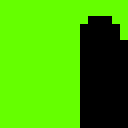
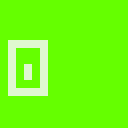
Layered file, before and after one edit (128px x 128px). Changes by layer:
added layer "Layer 14" above "Layer 13" over [left=8, top=40, right=48, bottom=96]
hid "Layer 12" over [left=80, top=16, right=128, bottom=128]
